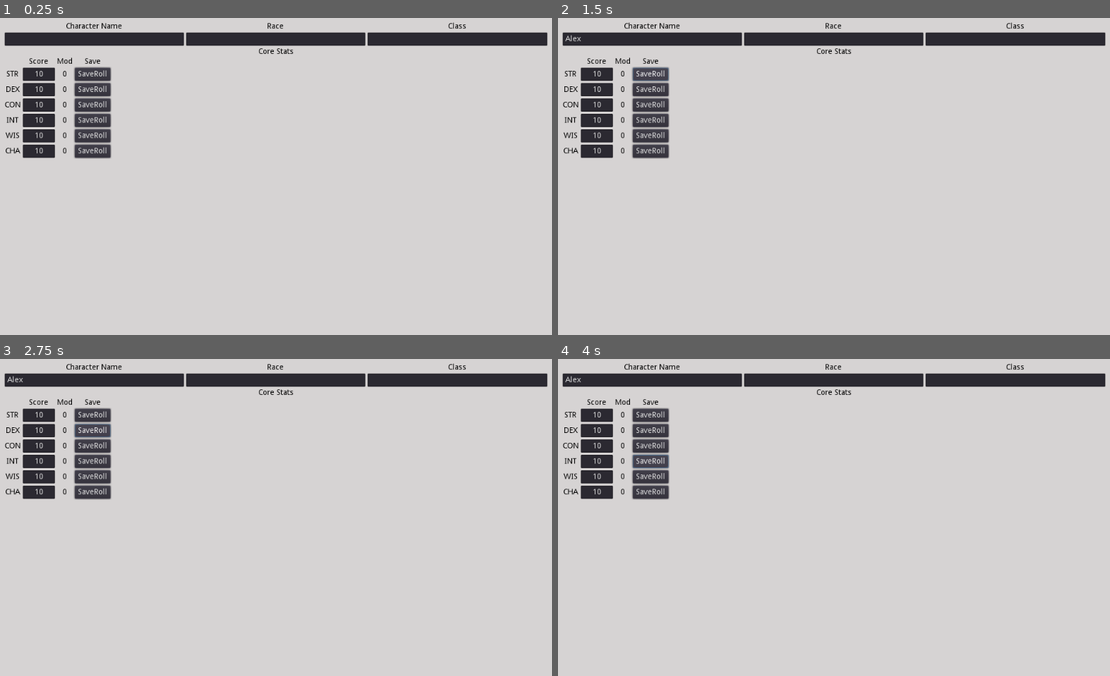
Above: before the commit, frames 1-4 (two rows, left to right).
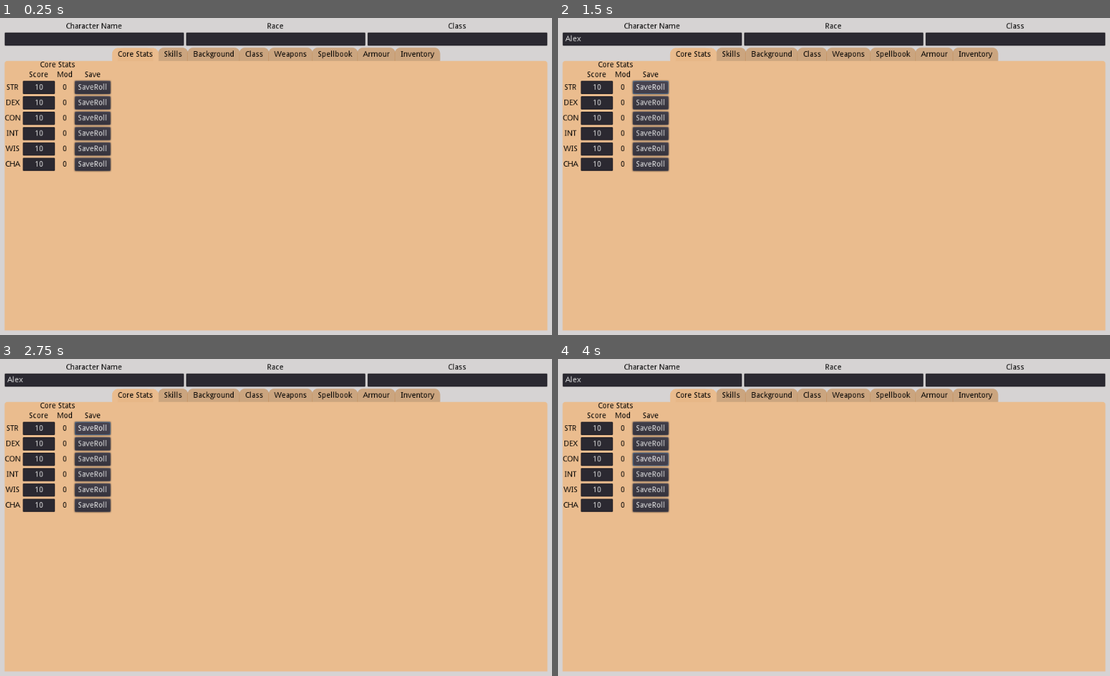
Above: after the commit, the same moments.

Repository: Daniel3dartist/RPG-Virtual-Table
Game: Godot game, scene res://Scenes/Character_Sheet.tscn
Same seed, same stepped clock (60 frames per second), same inputs: the game is played once before the commit and once after it. This scene is started directly instead of the project's main scene.
Inputs (mouse positions are in pixels of both pictures, inside the frame that each line leads up to):
- Up to frame 1 (0.25 s): no input
- Up to frame 2 (1.5 s): click (651, 40) at 0.52 s; type "Alex" at 0.6 s; click "SaveRoll" at 1.25 s
- Up to frame 3 (2.75 s): click "SaveRoll" at 2 s
- Up to frame 4 (4 s): click "SaveRoll" at 2.75 s; click "SaveRoll" at 3.5 s

The runs differ from the first frame. In frame 1, 85% of the frame differs, in the area x 0-100%, y 9-99%; in frame 2, 85%; in frame 3, 85%; in frame 4, 85%.

Commit message:
Core Stats now inputing the Mod from character Score

Diff:
--- a/Scenes/Character_Sheet.tscn
+++ b/Scenes/Character_Sheet.tscn
@@ -1,8 +1,40 @@
-[gd_scene format=2]
+[gd_scene load_steps=5 format=2]
+
+[ext_resource path="res://Scripts/Character_Sheet.gd" type="Script" id=1]
+
+[sub_resource type="StyleBoxFlat" id=3]
+bg_color = Color( 0.909804, 0.721569, 0.533333, 1 )
+border_width_left = 10
+border_width_right = 10
+border_color = Color( 0.92041, 0.740643, 0.560875, 1 )
+corner_radius_top_left = 10
+corner_radius_top_right = 10
+corner_radius_bottom_right = 1
+corner_radius_bottom_left = 1
+shadow_color = Color( 0.395996, 0.231256, 0.066515, 1 )
+
+[sub_resource type="StyleBoxFlat" id=4]
+bg_color = Color( 0.800293, 0.650238, 0.500183, 1 )
+border_width_left = 10
+border_width_right = 10
+border_color = Color( 0.8, 0.65098, 0.501961, 1 )
+border_blend = true
+corner_radius_top_left = 10
+corner_radius_top_right = 10
+corner_radius_bottom_right = 1
+corner_radius_bottom_left = 1
+shadow_color = Color( 0.694118, 0.34902, 0.00784314, 0.458824 )
+shadow_size = 1
+
+[sub_resource type="StyleBoxFlat" id=2]
+bg_color = Color( 0.921569, 0.741176, 0.560784, 1 )
+corner_radius_top_left = 5
+corner_radius_top_right = 5
 
 [node name="Character_Sheet" type="Control"]
 anchor_right = 1.0
 anchor_bottom = 1.0
+script = ExtResource( 1 )
 __meta__ = {
 "_edit_use_anchors_": false
 }
@@ -56,7 +88,7 @@
 margin_right = 325.0
 margin_bottom = 42.0
 
-[node name="CharacterRace_BoxC3" type="VBoxContainer" parent="ColorRect/SheetArea/CharacterBaseArea"]
+[node name="CharacterRace_BoxC" type="VBoxContainer" parent="ColorRect/SheetArea/CharacterBaseArea"]
 margin_left = 329.0
 margin_right = 654.0
 margin_bottom = 42.0
@@ -66,19 +98,19 @@
 "_edit_use_anchors_": false
 }
 
-[node name="Character_Race_Description" type="Label" parent="ColorRect/SheetArea/CharacterBaseArea/CharacterRace_BoxC3"]
+[node name="Character_Race_Description" type="Label" parent="ColorRect/SheetArea/CharacterBaseArea/CharacterRace_BoxC"]
 margin_right = 325.0
 margin_bottom = 14.0
 custom_colors/font_color = Color( 0, 0, 0, 1 )
 text = "Race"
 align = 1
 
-[node name="Character_Race" type="LineEdit" parent="ColorRect/SheetArea/CharacterBaseArea/CharacterRace_BoxC3"]
+[node name="Character_Race" type="LineEdit" parent="ColorRect/SheetArea/CharacterBaseArea/CharacterRace_BoxC"]
 margin_top = 18.0
 margin_right = 325.0
 margin_bottom = 42.0
 
-[node name="CharacterClass_BoxC2" type="VBoxContainer" parent="ColorRect/SheetArea/CharacterBaseArea"]
+[node name="CharacterClass_BoxC" type="VBoxContainer" parent="ColorRect/SheetArea/CharacterBaseArea"]
 margin_left = 658.0
 margin_right = 984.0
 margin_bottom = 42.0
@@ -88,59 +120,71 @@
 "_edit_use_anchors_": false
 }
 
-[node name="CharacterClass_Description" type="Label" parent="ColorRect/SheetArea/CharacterBaseArea/CharacterClass_BoxC2"]
+[node name="CharacterClass_Description" type="Label" parent="ColorRect/SheetArea/CharacterBaseArea/CharacterClass_BoxC"]
 margin_right = 326.0
 margin_bottom = 14.0
 custom_colors/font_color = Color( 0, 0, 0, 1 )
 text = "Class"
 align = 1
 
-[node name="Character_Class" type="LineEdit" parent="ColorRect/SheetArea/CharacterBaseArea/CharacterClass_BoxC2"]
+[node name="Character_Class" type="LineEdit" parent="ColorRect/SheetArea/CharacterBaseArea/CharacterClass_BoxC"]
 margin_top = 18.0
 margin_right = 326.0
 margin_bottom = 42.0
 
-[node name="VBoxContainer" type="VBoxContainer" parent="ColorRect/SheetArea"]
+[node name="Sheet_TabContainer" type="TabContainer" parent="ColorRect/SheetArea"]
 margin_top = 46.0
 margin_right = 984.0
 margin_bottom = 560.0
 size_flags_horizontal = 3
 size_flags_vertical = 3
-
-[node name="Core_Stats" type="Label" parent="ColorRect/SheetArea/VBoxContainer"]
-margin_right = 984.0
-margin_bottom = 14.0
+custom_styles/tab_fg = SubResource( 3 )
+custom_styles/tab_bg = SubResource( 4 )
+custom_styles/panel = SubResource( 2 )
+custom_colors/font_color_bg = Color( 0, 0, 0, 1 )
+custom_colors/font_color_fg = Color( 0, 0, 0, 1 )
+__meta__ = {
+"_edit_use_anchors_": false
+}
+
+[node name="Core Stats" type="VBoxContainer" parent="ColorRect/SheetArea/Sheet_TabContainer"]
+anchor_right = 1.0
+anchor_bottom = 1.0
+margin_top = 24.0
+size_flags_horizontal = 3
+size_flags_vertical = 3
+
+[node name="Score_&_Mod" type="VBoxContainer" parent="ColorRect/SheetArea/Sheet_TabContainer/Core Stats"]
+margin_right = 192.0
+margin_bottom = 200.0
+size_flags_horizontal = 0
+size_flags_vertical = 2
+
+[node name="Core_Stats" type="Label" parent="ColorRect/SheetArea/Sheet_TabContainer/Core Stats/Score_&_Mod"]
+margin_right = 192.0
+margin_bottom = 14.0
+size_flags_horizontal = 3
+size_flags_vertical = 1
 custom_colors/font_color = Color( 0, 0, 0, 1 )
 text = "Core Stats"
 align = 1
-
-[node name="Score_&_Mod" type="VBoxContainer" parent="ColorRect/SheetArea/VBoxContainer"]
-margin_top = 18.0
-margin_right = 984.0
+valign = 1
+
+[node name="HBoxContainer" type="HBoxContainer" parent="ColorRect/SheetArea/Sheet_TabContainer/Core Stats/Score_&_Mod"]
+margin_top = 18.0
+margin_right = 192.0
 margin_bottom = 200.0
-size_flags_horizontal = 3
-
-[node name="VBoxContainer" type="VBoxContainer" parent="ColorRect/SheetArea/VBoxContainer/Score_&_Mod"]
-margin_right = 984.0
-margin_bottom = 182.0
-__meta__ = {
-"_edit_use_anchors_": false
-}
-
-[node name="HBoxContainer" type="HBoxContainer" parent="ColorRect/SheetArea/VBoxContainer/Score_&_Mod/VBoxContainer"]
-margin_right = 984.0
-margin_bottom = 182.0
-
-[node name="VBoxContainer" type="VBoxContainer" parent="ColorRect/SheetArea/VBoxContainer/Score_&_Mod/VBoxContainer/HBoxContainer"]
-margin_right = 29.0
-margin_bottom = 182.0
-
-[node name="Align_Space" type="Label" parent="ColorRect/SheetArea/VBoxContainer/Score_&_Mod/VBoxContainer/HBoxContainer/VBoxContainer"]
+
+[node name="Attributes_Column" type="VBoxContainer" parent="ColorRect/SheetArea/Sheet_TabContainer/Core Stats/Score_&_Mod/HBoxContainer"]
+margin_right = 29.0
+margin_bottom = 182.0
+
+[node name="Align_Space" type="Label" parent="ColorRect/SheetArea/Sheet_TabContainer/Core Stats/Score_&_Mod/HBoxContainer/Attributes_Column"]
 margin_right = 29.0
 margin_bottom = 14.0
 size_flags_vertical = 1
 
-[node name="STR" type="Label" parent="ColorRect/SheetArea/VBoxContainer/Score_&_Mod/VBoxContainer/HBoxContainer/VBoxContainer"]
+[node name="STR" type="Label" parent="ColorRect/SheetArea/Sheet_TabContainer/Core Stats/Score_&_Mod/HBoxContainer/Attributes_Column"]
 margin_top = 18.0
 margin_right = 29.0
 margin_bottom = 42.0
@@ -150,7 +194,7 @@
 align = 1
 valign = 1
 
-[node name="DEX" type="Label" parent="ColorRect/SheetArea/VBoxContainer/Score_&_Mod/VBoxContainer/HBoxContainer/VBoxContainer"]
+[node name="DEX" type="Label" parent="ColorRect/SheetArea/Sheet_TabContainer/Core Stats/Score_&_Mod/HBoxContainer/Attributes_Column"]
 margin_top = 46.0
 margin_right = 29.0
 margin_bottom = 70.0
@@ -160,7 +204,7 @@
 align = 1
 valign = 1
 
-[node name="CON" type="Label" parent="ColorRect/SheetArea/VBoxContainer/Score_&_Mod/VBoxContainer/HBoxContainer/VBoxContainer"]
+[node name="CON" type="Label" parent="ColorRect/SheetArea/Sheet_TabContainer/Core Stats/Score_&_Mod/HBoxContainer/Attributes_Column"]
 margin_top = 74.0
 margin_right = 29.0
 margin_bottom = 98.0
@@ -170,7 +214,7 @@
 align = 1
 valign = 1
 
-[node name="INT" type="Label" parent="ColorRect/SheetArea/VBoxContainer/Score_&_Mod/VBoxContainer/HBoxContainer/VBoxContainer"]
+[node name="INT" type="Label" parent="ColorRect/SheetArea/Sheet_TabContainer/Core Stats/Score_&_Mod/HBoxContainer/Attributes_Column"]
 margin_top = 102.0
 margin_right = 29.0
 margin_bottom = 126.0
@@ -180,7 +224,7 @@
 align = 1
 valign = 1
 
-[node name="WIS" type="Label" parent="ColorRect/SheetArea/VBoxContainer/Score_&_Mod/VBoxContainer/HBoxContainer/VBoxContainer"]
+[node name="WIS" type="Label" parent="ColorRect/SheetArea/Sheet_TabContainer/Core Stats/Score_&_Mod/HBoxContainer/Attributes_Column"]
 margin_top = 130.0
 margin_right = 29.0
 margin_bottom = 154.0
@@ -190,7 +234,7 @@
 align = 1
 valign = 1
 
-[node name="CHA" type="Label" parent="ColorRect/SheetArea/VBoxContainer/Score_&_Mod/VBoxContainer/HBoxContainer/VBoxContainer"]
+[node name="CHA" type="Label" parent="ColorRect/SheetArea/Sheet_TabContainer/Core Stats/Score_&_Mod/HBoxContainer/Attributes_Column"]
 margin_top = 158.0
 margin_right = 29.0
 margin_bottom = 182.0
@@ -200,12 +244,12 @@
 align = 1
 valign = 1
 
-[node name="VBoxContainer2" type="VBoxContainer" parent="ColorRect/SheetArea/VBoxContainer/Score_&_Mod/VBoxContainer/HBoxContainer"]
+[node name="Score_Column" type="VBoxContainer" parent="ColorRect/SheetArea/Sheet_TabContainer/Core Stats/Score_&_Mod/HBoxContainer"]
 margin_left = 33.0
 margin_right = 91.0
 margin_bottom = 182.0
 
-[node name="Score_Description" type="Label" parent="ColorRect/SheetArea/VBoxContainer/Score_&_Mod/VBoxContainer/HBoxContainer/VBoxContainer2"]
+[node name="Score_Description" type="Label" parent="ColorRect/SheetArea/Sheet_TabContainer/Core Stats/Score_&_Mod/HBoxContainer/Score_Column"]
 margin_right = 58.0
 margin_bottom = 14.0
 custom_colors/font_color = Color( 0, 0, 0, 1 )
@@ -216,7 +260,7 @@
 "_edit_use_anchors_": false
 }
 
-[node name="STR_Input" type="LineEdit" parent="ColorRect/SheetArea/VBoxContainer/Score_&_Mod/VBoxContainer/HBoxContainer/VBoxContainer2"]
+[node name="STR_Input" type="LineEdit" parent="ColorRect/SheetArea/Sheet_TabContainer/Core Stats/Score_&_Mod/HBoxContainer/Score_Column"]
 margin_top = 18.0
 margin_right = 58.0
 margin_bottom = 42.0
@@ -226,7 +270,7 @@
 "_edit_use_anchors_": false
 }
 
-[node name="DEX_Input" type="LineEdit" parent="ColorRect/SheetArea/VBoxContainer/Score_&_Mod/VBoxContainer/HBoxContainer/VBoxContainer2"]
+[node name="DEX_Input" type="LineEdit" parent="ColorRect/SheetArea/Sheet_TabContainer/Core Stats/Score_&_Mod/HBoxContainer/Score_Column"]
 margin_top = 46.0
 margin_right = 58.0
 margin_bottom = 70.0
@@ -236,7 +280,7 @@
 "_edit_use_anchors_": false
 }
 
-[node name="CON_Input" type="LineEdit" parent="ColorRect/SheetArea/VBoxContainer/Score_&_Mod/VBoxContainer/HBoxContainer/VBoxContainer2"]
+[node name="CON_Input" type="LineEdit" parent="ColorRect/SheetArea/Sheet_TabContainer/Core Stats/Score_&_Mod/HBoxContainer/Score_Column"]
 margin_top = 74.0
 margin_right = 58.0
 margin_bottom = 98.0
@@ -246,7 +290,7 @@
 "_edit_use_anchors_": false
 }
 
-[node name="INT_Input" type="LineEdit" parent="ColorRect/SheetArea/VBoxContainer/Score_&_Mod/VBoxContainer/HBoxContainer/VBoxContainer2"]
+[node name="INT_Input" type="LineEdit" parent="ColorRect/SheetArea/Sheet_TabContainer/Core Stats/Score_&_Mod/HBoxContainer/Score_Column"]
 margin_top = 102.0
 margin_right = 58.0
 margin_bottom = 126.0
@@ -256,7 +300,7 @@
 "_edit_use_anchors_": false
 }
 
-[node name="WIS_Input" type="LineEdit" parent="ColorRect/SheetArea/VBoxContainer/Score_&_Mod/VBoxContainer/HBoxContainer/VBoxContainer2"]
+[node name="WIS_Input" type="LineEdit" parent="ColorRect/SheetArea/Sheet_TabContainer/Core Stats/Score_&_Mod/HBoxContainer/Score_Column"]
 margin_top = 130.0
 margin_right = 58.0
 margin_bottom = 154.0
@@ -266,7 +310,7 @@
 "_edit_use_anchors_": false
 }
 
-[node name="CHA_Input" type="LineEdit" parent="ColorRect/SheetArea/VBoxContainer/Score_&_Mod/VBoxContainer/HBoxContainer/VBoxContainer2"]
+[node name="CHA_Input" type="LineEdit" parent="ColorRect/SheetArea/Sheet_TabContainer/Core Stats/Score_&_Mod/HBoxContainer/Score_Column"]
 margin_top = 158.0
 margin_right = 58.0
 margin_bottom = 182.0
@@ -276,12 +320,12 @@
 "_edit_use_anchors_": false
 }
 
-[node name="VBoxContainer3" type="VBoxContainer" parent="ColorRect/SheetArea/VBoxContainer/Score_&_Mod/VBoxContainer/HBoxContainer"]
+[node name="Mod_Column" type="VBoxContainer" parent="ColorRect/SheetArea/Sheet_TabContainer/Core Stats/Score_&_Mod/HBoxContainer"]
 margin_left = 95.0
 margin_right = 123.0
 margin_bottom = 182.0
 
-[node name="Mod_Description" type="Label" parent="ColorRect/SheetArea/VBoxContainer/Score_&_Mod/VBoxContainer/HBoxContainer/VBoxContainer3"]
+[node name="Mod_Description" type="Label" parent="ColorRect/SheetArea/Sheet_TabContainer/Core Stats/Score_&_Mod/HBoxContainer/Mod_Column"]
 margin_right = 28.0
 margin_bottom = 14.0
 custom_colors/font_color = Color( 0, 0, 0, 1 )
@@ -292,7 +336,7 @@
 "_edit_use_anchors_": false
 }
 
-[node name="STR_Mod_Value" type="Label" parent="ColorRect/SheetArea/VBoxContainer/Score_&_Mod/VBoxContainer/HBoxContainer/VBoxContainer3"]
+[node name="STR_Mod_Value" type="Label" parent="ColorRect/SheetArea/Sheet_TabContainer/Core Stats/Score_&_Mod/HBoxContainer/Mod_Column"]
 margin_top = 18.0
 margin_right = 28.0
 margin_bottom = 42.0
@@ -305,7 +349,7 @@
 "_edit_use_anchors_": false
 }
 
-[node name="DEX_Mod_Value" type="Label" parent="ColorRect/SheetArea/VBoxContainer/Score_&_Mod/VBoxContainer/HBoxContainer/VBoxContainer3"]
+[node name="DEX_Mod_Value" type="Label" parent="ColorRect/SheetArea/Sheet_TabContainer/Core Stats/Score_&_Mod/HBoxContainer/Mod_Column"]
 margin_top = 46.0
 margin_right = 28.0
 margin_bottom = 70.0
@@ -319,7 +363,7 @@
 "_edit_use_anchors_": false
 }
 
-[node name="CON_Mod_Value" type="Label" parent="ColorRect/SheetArea/VBoxContainer/Score_&_Mod/VBoxContainer/HBoxContainer/VBoxContainer3"]
+[node name="CON_Mod_Value" type="Label" parent="ColorRect/SheetArea/Sheet_TabContainer/Core Stats/Score_&_Mod/HBoxContainer/Mod_Column"]
 margin_top = 74.0
 margin_right = 28.0
 margin_bottom = 98.0
@@ -333,7 +377,7 @@
 "_edit_use_anchors_": false
 }
 
-[node name="INT_Mod_Value" type="Label" parent="ColorRect/SheetArea/VBoxContainer/Score_&_Mod/VBoxContainer/HBoxContainer/VBoxContainer3"]
+[node name="INT_Mod_Value" type="Label" parent="ColorRect/SheetArea/Sheet_TabContainer/Core Stats/Score_&_Mod/HBoxContainer/Mod_Column"]
 margin_top = 102.0
 margin_right = 28.0
 margin_bottom = 126.0
@@ -347,7 +391,7 @@
 "_edit_use_anchors_": false
 }
 
-[node name="WIS_Mod_Value" type="Label" parent="ColorRect/SheetArea/VBoxContainer/Score_&_Mod/VBoxContainer/HBoxContainer/VBoxContainer3"]
+[node name="WIS_Mod_Value" type="Label" parent="ColorRect/SheetArea/Sheet_TabContainer/Core Stats/Score_&_Mod/HBoxContainer/Mod_Column"]
 margin_top = 130.0
 margin_right = 28.0
 margin_bottom = 154.0
@@ -361,7 +405,7 @@
 "_edit_use_anchors_": false
 }
 
-[node name="CHA_Mod_Value" type="Label" parent="ColorRect/SheetArea/VBoxContainer/Score_&_Mod/VBoxContainer/HBoxContainer/VBoxContainer3"]
+[node name="CHA_Mod_Value" type="Label" parent="ColorRect/SheetArea/Sheet_TabContainer/Core Stats/Score_&_Mod/HBoxContainer/Mod_Column"]
 margin_top = 158.0
 margin_right = 28.0
 margin_bottom = 182.0
@@ -375,12 +419,12 @@
 "_edit_use_anchors_": false
 }
 
-[node name="VBoxContainer4" type="VBoxContainer" parent="ColorRect/SheetArea/VBoxContainer/Score_&_Mod/VBoxContainer/HBoxContainer"]
+[node name="SaveRoll_Column" type="VBoxContainer" parent="ColorRect/SheetArea/Sheet_TabContainer/Core Stats/Score_&_Mod/HBoxContainer"]
 margin_left = 127.0
 margin_right = 192.0
 margin_bottom = 182.0
 
-[node name="Save_Roll_Description" type="Label" parent="ColorRect/SheetArea/VBoxContainer/Score_&_Mod/VBoxContainer/HBoxContainer/VBoxContainer4"]
+[node name="Save_Roll_Description" type="Label" parent="ColorRect/SheetArea/Sheet_TabContainer/Core Stats/Score_&_Mod/HBoxContainer/SaveRoll_Column"]
 margin_right = 65.0
 margin_bottom = 14.0
 custom_colors/font_color = Color( 0, 0, 0, 1 )
@@ -391,7 +435,7 @@
 "_edit_use_anchors_": false
 }
 
-[node name="STR_Save_Roll" type="Button" parent="ColorRect/SheetArea/VBoxContainer/Score_&_Mod/VBoxContainer/HBoxContainer/VBoxContainer4"]
+[node name="STR_Save_Roll" type="Button" parent="ColorRect/SheetArea/Sheet_TabContainer/Core Stats/Score_&_Mod/HBoxContainer/SaveRoll_Column"]
 margin_top = 18.0
 margin_right = 65.0
 margin_bottom = 42.0
@@ -399,7 +443,7 @@
 size_flags_vertical = 3
 text = "SaveRoll"
 
-[node name="DEX_Save_Roll" type="Button" parent="ColorRect/SheetArea/VBoxContainer/Score_&_Mod/VBoxContainer/HBoxContainer/VBoxContainer4"]
+[node name="DEX_Save_Roll" type="Button" parent="ColorRect/SheetArea/Sheet_TabContainer/Core Stats/Score_&_Mod/HBoxContainer/SaveRoll_Column"]
 margin_top = 46.0
 margin_right = 65.0
 margin_bottom = 70.0
@@ -407,7 +451,7 @@
 size_flags_vertical = 3
 text = "SaveRoll"
 
-[node name="CON_Save_Roll" type="Button" parent="ColorRect/SheetArea/VBoxContainer/Score_&_Mod/VBoxContainer/HBoxContainer/VBoxContainer4"]
+[node name="CON_Save_Roll" type="Button" parent="ColorRect/SheetArea/Sheet_TabContainer/Core Stats/Score_&_Mod/HBoxContainer/SaveRoll_Column"]
 margin_top = 74.0
 margin_right = 65.0
 margin_bottom = 98.0
@@ -415,7 +459,7 @@
 size_flags_vertical = 3
 text = "SaveRoll"
 
-[node name="INT_Save_Roll" type="Button" parent="ColorRect/SheetArea/VBoxContainer/Score_&_Mod/VBoxContainer/HBoxContainer/VBoxContainer4"]
+[node name="INT_Save_Roll" type="Button" parent="ColorRect/SheetArea/Sheet_TabContainer/Core Stats/Score_&_Mod/HBoxContainer/SaveRoll_Column"]
 margin_top = 102.0
 margin_right = 65.0
 margin_bottom = 126.0
@@ -423,7 +467,7 @@
 size_flags_vertical = 3
 text = "SaveRoll"
 
-[node name="WIS_Save_Roll" type="Button" parent="ColorRect/SheetArea/VBoxContainer/Score_&_Mod/VBoxContainer/HBoxContainer/VBoxContainer4"]
+[node name="WIS_Save_Roll" type="Button" parent="ColorRect/SheetArea/Sheet_TabContainer/Core Stats/Score_&_Mod/HBoxContainer/SaveRoll_Column"]
 margin_top = 130.0
 margin_right = 65.0
 margin_bottom = 154.0
@@ -431,10 +475,54 @@
 size_flags_vertical = 3
 text = "SaveRoll"
 
-[node name="CHA_Save_Roll" type="Button" parent="ColorRect/SheetArea/VBoxContainer/Score_&_Mod/VBoxContainer/HBoxContainer/VBoxContainer4"]
+[node name="CHA_Save_Roll" type="Button" parent="ColorRect/SheetArea/Sheet_TabContainer/Core Stats/Score_&_Mod/HBoxContainer/SaveRoll_Column"]
 margin_top = 158.0
 margin_right = 65.0
 margin_bottom = 182.0
 size_flags_horizontal = 3
 size_flags_vertical = 3
 text = "SaveRoll"
+
+[node name="Skills" type="VBoxContainer" parent="ColorRect/SheetArea/Sheet_TabContainer"]
+visible = false
+anchor_right = 1.0
+anchor_bottom = 1.0
+margin_top = 24.0
+margin_right = -944.0
+margin_bottom = -450.0
+
+[node name="Background" type="VBoxContainer" parent="ColorRect/SheetArea/Sheet_TabContainer"]
+visible = false
+anchor_right = 1.0
+anchor_bottom = 1.0
+margin_top = 24.0
+
+[node name="Class" type="VBoxContainer" parent="ColorRect/SheetArea/Sheet_TabContainer"]
+visible = false
+anchor_right = 1.0
+anchor_bottom = 1.0
+margin_top = 24.0
+
+[node name="Weapons" type="VBoxContainer" parent="ColorRect/SheetArea/Sheet_TabContainer"]
+visible = false
+anchor_right = 1.0
+anchor_bottom = 1.0
+margin_top = 24.0
+
+[node name="Spellbook" type="VBoxContainer" parent="ColorRect/SheetArea/Sheet_TabContainer"]
+visible = false
+anchor_right = 1.0
+anchor_bottom = 1.0
+margin_top = 24.0
+
+[node name="Armour" type="VBoxContainer" parent="ColorRect/SheetArea/Sheet_TabContainer"]
+visible = false
+anchor_right = 1.0
+anchor_bottom = 1.0
+margin_top = 24.0
+
+[node name="Inventory" type="VBoxContainer" parent="ColorRect/SheetArea/Sheet_TabContainer"]
+visible = false
+anchor_right = 1.0
+anchor_bottom = 1.0
+margin_top = 24.0
--- /dev/null
+++ b/Scripts/Character_Sheet.gd
@@ -0,0 +1,105 @@
+extends Control
+
+# ===============================================[ Score Attributes var ]============================================================= #
+
+# Inputs values
+onready var STR_Input = $'ColorRect/SheetArea/Sheet_TabContainer/Core Stats/Score_&_Mod/HBoxContainer/Score_Column/STR_Input'
+onready var DEX_Input = $'ColorRect/SheetArea/Sheet_TabContainer/Core Stats/Score_&_Mod/HBoxContainer/Score_Column/DEX_Input'
+onready var CON_Input = $'ColorRect/SheetArea/Sheet_TabContainer/Core Stats/Score_&_Mod/HBoxContainer/Score_Column/CON_Input'
+onready var INT_Input = $'ColorRect/SheetArea/Sheet_TabContainer/Core Stats/Score_&_Mod/HBoxContainer/Score_Column/INT_Input'
+onready var WIS_Input = $'ColorRect/SheetArea/Sheet_TabContainer/Core Stats/Score_&_Mod/HBoxContainer/Score_Column/WIS_Input'
+onready var CHA_Input = $'ColorRect/SheetArea/Sheet_TabContainer/Core Stats/Score_&_Mod/HBoxContainer/Score_Column/CHA_Input'
+
+# Mods Values
+onready var STR_Mod_Value = $'ColorRect/SheetArea/Sheet_TabContainer/Core Stats/Score_&_Mod/HBoxContainer/Mod_Column/STR_Mod_Value'
+onready var DEX_Mod_Value = $'ColorRect/SheetArea/Sheet_TabContainer/Core Stats/Score_&_Mod/HBoxContainer/Mod_Column/DEX_Mod_Value'
+onready var CON_Mod_Value = $'ColorRect/SheetArea/Sheet_TabContainer/Core Stats/Score_&_Mod/HBoxContainer/Mod_Column/CON_Mod_Value'
+onready var INT_Mod_Value = $'ColorRect/SheetArea/Sheet_TabContainer/Core Stats/Score_&_Mod/HBoxContainer/Mod_Column/INT_Mod_Value'
+onready var WIS_Mod_Value = $'ColorRect/SheetArea/Sheet_TabContainer/Core Stats/Score_&_Mod/HBoxContainer/Mod_Column/WIS_Mod_Value'
+onready var CHA_Mod_Value = $'ColorRect/SheetArea/Sheet_TabContainer/Core Stats/Score_&_Mod/HBoxContainer/Mod_Column/CHA_Mod_Value'
+
+func _input(event):
+	# STR
+	var strDefault = int(STR_Input.text)
+	var strCompareNum = 10
+	# DEX
+	var dexDefault = int(DEX_Input.text)
+	var dexCompareNum = 10
+	# CON
+	var conDefault = int(CON_Input.text)
+	var conCompareNum = 10
+	# INT
+	var intDefault = int(INT_Input.text)
+	var intCompareNum = 10
+	# WIS
+	var wisDefault = int(WIS_Input.text)
+	var wisCompareNum = 10
+	# CHA
+	var chaDefault = int(CHA_Input.text)
+	var chaCompareNum = 10
+
+	# STR Mod Input
+	if strDefault != strCompareNum:
+		var strMod
+		var num
+
+		num = int(STR_Input.text)
+		strMod = num
+		strMod = str(strMod - 10)
+		STR_Mod_Value.text = strMod
+		strCompareNum = num
+
+	# DEX Mod Input
+	if dexDefault != dexCompareNum:
+		var dexMod
+		var num
+
+		num = int(DEX_Input.text)
+		dexMod = num
+		dexMod = str(dexMod - 10)
+		DEX_Mod_Value.text = dexMod
+		dexCompareNum = num
+
+	# CON Mod Input
+	if conDefault != conCompareNum:
+		var conMod
+		var num
+
+		num = int(CON_Input.text)
+		conMod = num
+		conMod = str(conMod - 10)
+		CON_Mod_Value.text =conMod
+		conCompareNum = num
+
+	# INT Mod Input
+	if intDefault != intCompareNum:
+		var intMod
+		var num
+
+		num = int(INT_Input.text)
+		intMod = num
+		intMod = str(intMod - 10)
+		INT_Mod_Value.text = intMod
+		intCompareNum = num
+
+	# WIS Mod Input
+	if wisDefault != wisCompareNum:
+		var wisMod
+		var num
+
+		num = int(WIS_Input.text)
+		wisMod = num
+		wisMod = str(wisMod - 10)
+		WIS_Mod_Value.text =wisMod
+		wisCompareNum = num
+
+	# CHA Mod Input
+	if chaDefault != chaCompareNum:
+		var chaMod
+		var num
+
+		num = int(CHA_Input.text)
+		chaMod = num
+		chaMod = str(chaMod - 10)
+		CHA_Mod_Value.text = chaMod
+		chaCompareNum = num
